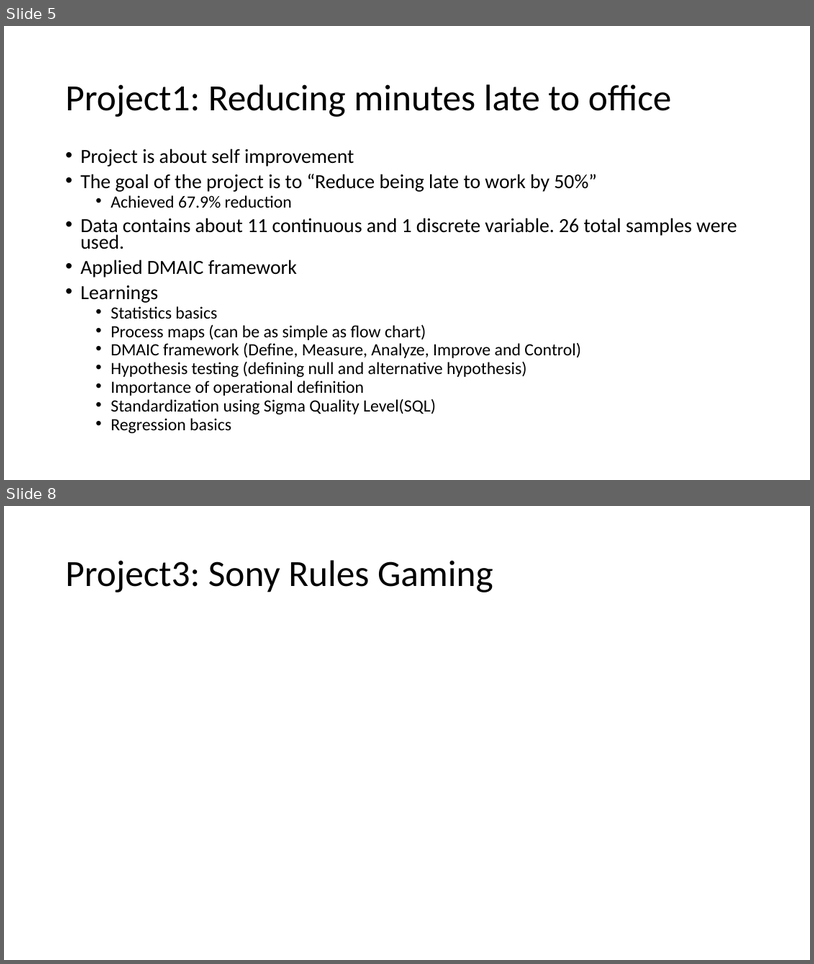
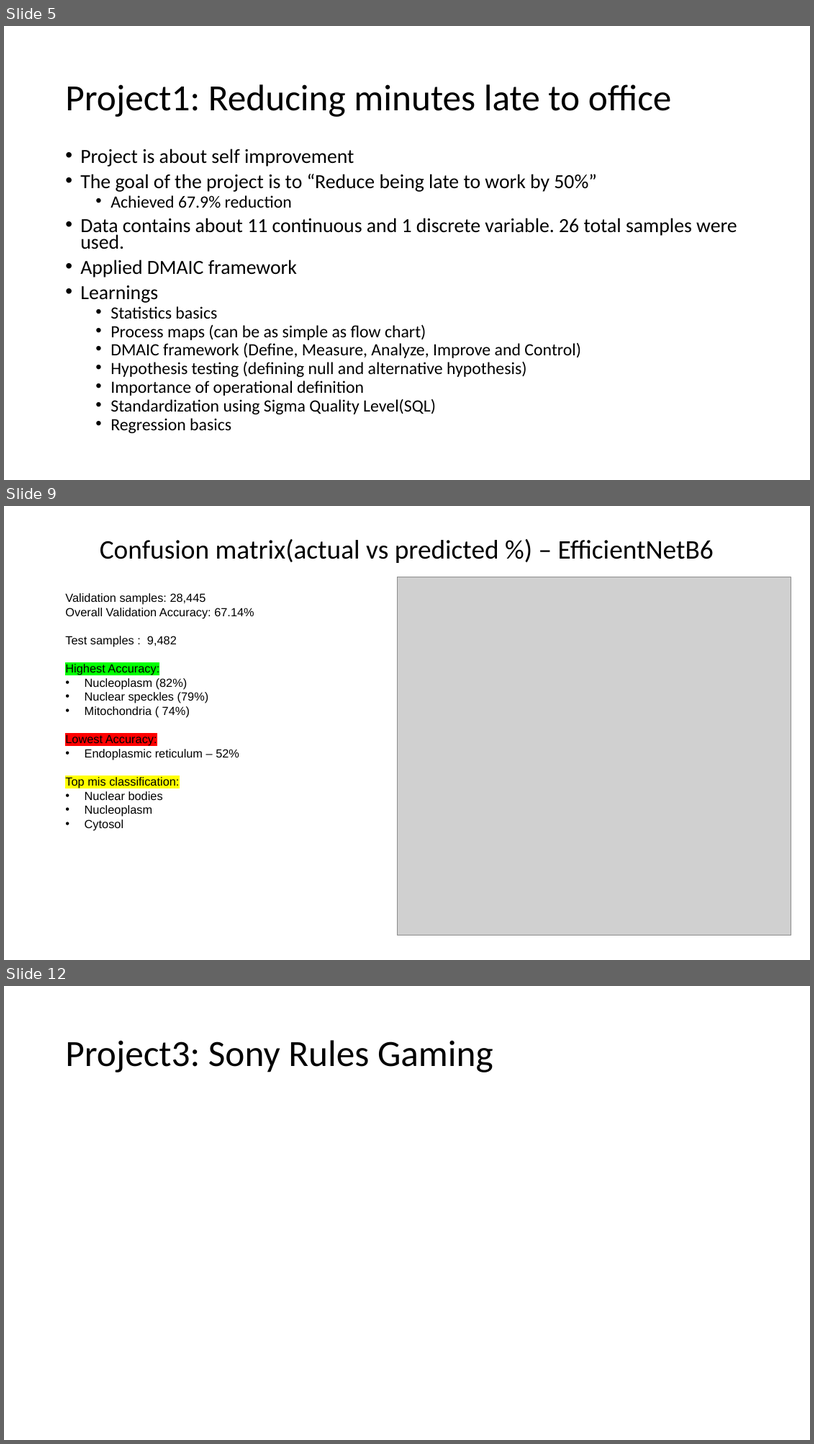
Before and after one commit to srihari-busam/MS-ADS-Portfolio, a slide deck: MS ADS.pptx. Shown one above the other, each under a label of ours: slides 5 and 8 before the commit, slides 5, 9 and 12 after it; the slides between them are not shown. The pictures are 814x964 and 814x1444 pixels, drawn with LibreOffice and Linux fonts; fonts in the diff are those of the drawing; grey boxes stand for pictures. Boxes give left, top, right and bottom in pixels: in the first picture for what was removed or moved away, otherwise in the second. Text is boxed around its words. In the diff, an @@ line names an element or a change of style, - is before the commit and + after.

```diff
--- a/MS ADS.pptx
+++ b/MS ADS.pptx
@@ slide 9 added at (4,506,810,960), background #FFFFFF @@
@@ title added at (100,539,714,563), 32 pt, text #000000 @@
+Confusion matrix(actual vs predicted %) – EfficientNetB6
@@ picture added at (398,577,792,935) @@
@@ text added at (65,593,254,830), 14 pt, text #000000 @@
+Validation samples: 28,445
+Overall Validation Accuracy: 67.14%
+Test samples : 9,482
+Highest Accuracy:
+• Nucleoplasm (82%)
+• Nuclear speckles (79%)
+• Mitochondria ( 74%)
+Lowest Accuracy:
+• Endoplasmic reticulum – 52%
+Top mis classification:
+• Nuclear bodies
+• Nucleoplasm
+• Cytosol
@@ what was slide 8 is now slide 12 @@
```
Also in this commit, not shown: 1 slide changed, 4 other slides added.
